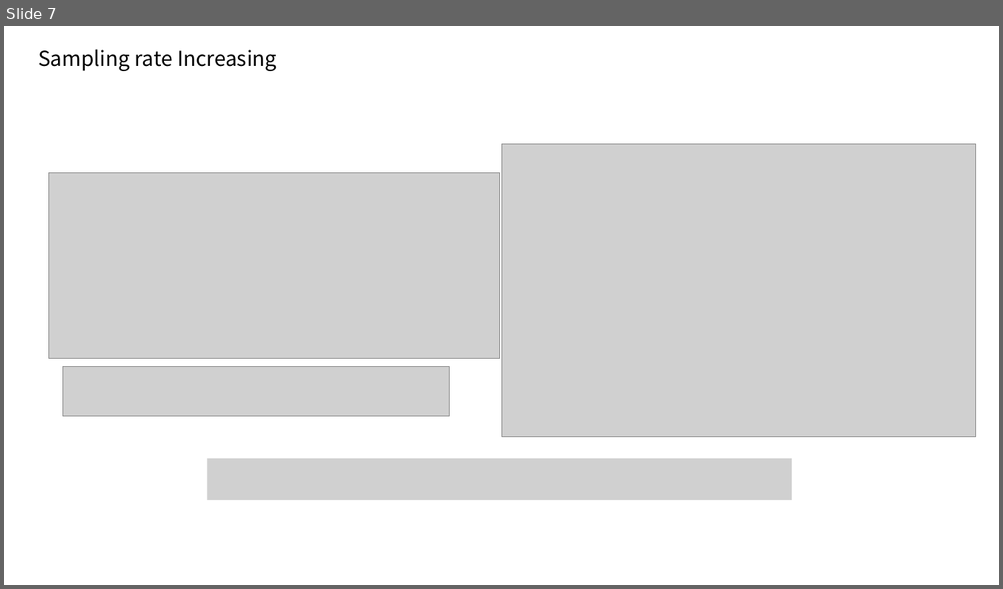
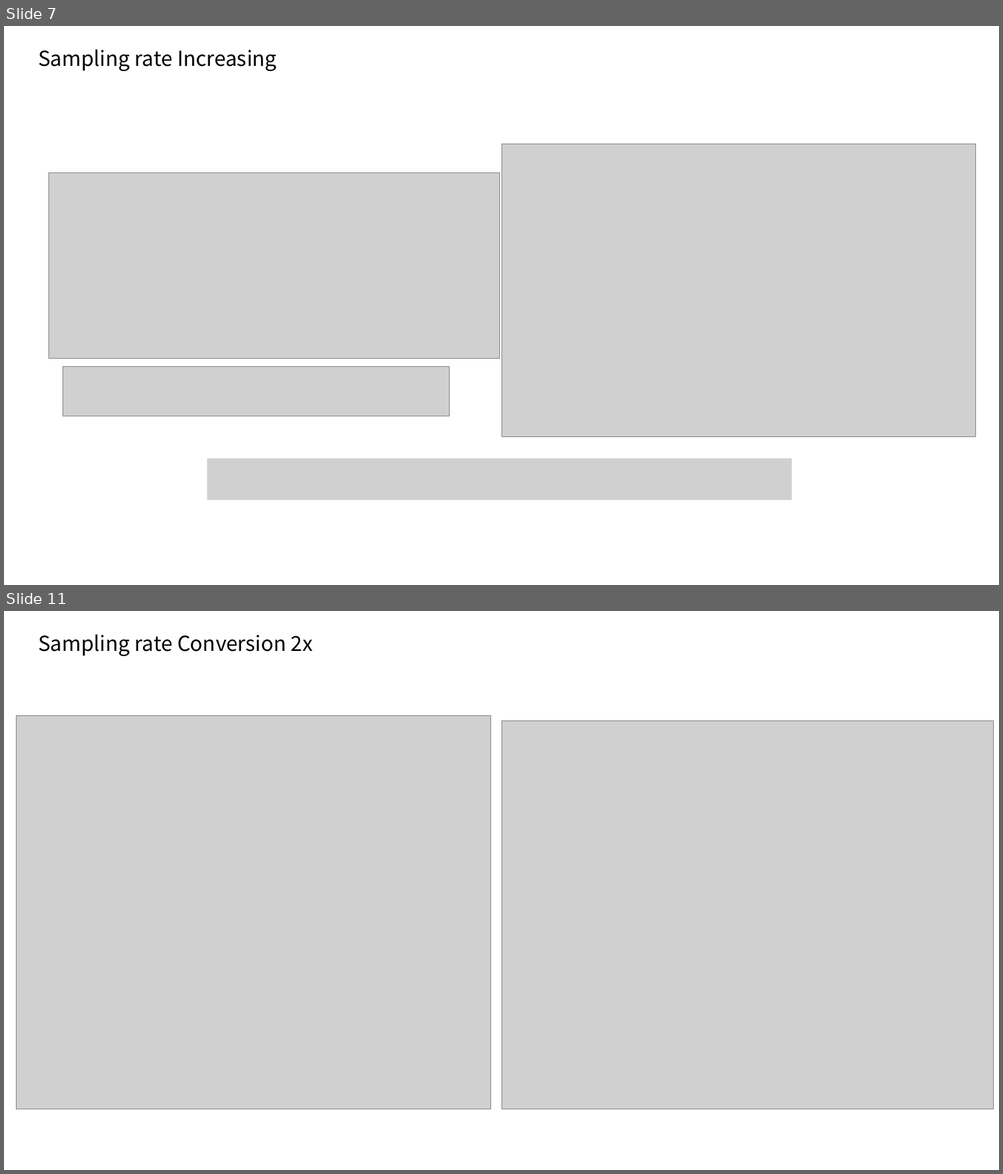
Before and after one commit to EUNWOO4882/DSP_work, a slide deck: Multirate_Signal_Processing.pptx. Shown one above the other, each under a label of ours: slide 7 before the commit, slides 7 and 11 after it; the slides between them are not shown. The pictures are 1003x589 and 1003x1174 pixels, drawn with LibreOffice and Linux fonts; fonts in the diff are those of the drawing; grey boxes stand for pictures. Boxes give left, top, right and bottom in pixels: in the first picture for what was removed or moved away, otherwise in the second. Text is boxed around its words. In the diff, an @@ line names an element or a change of style, - is before the commit and + after.

```diff
--- a/Multirate_Signal_Processing.pptx
+++ b/Multirate_Signal_Processing.pptx
@@ slide 11 added at [4, 611, 999, 1170], background #FFFFFF @@
@@ text added at [38, 634, 313, 656], 30 pt, text #000000 @@
+Sampling rate Conversion 2x
@@ picture added at [17, 715, 490, 1109] @@
@@ picture added at [501, 721, 993, 1109] @@
```
Also in this commit, not shown: 1 slide changed, 5 other slides added.
